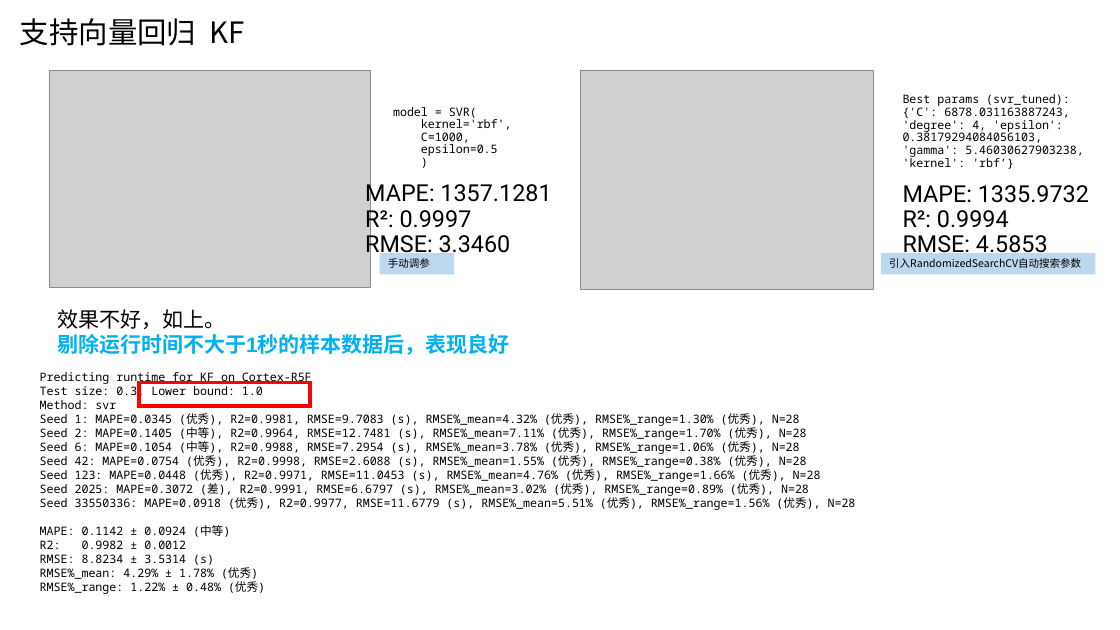
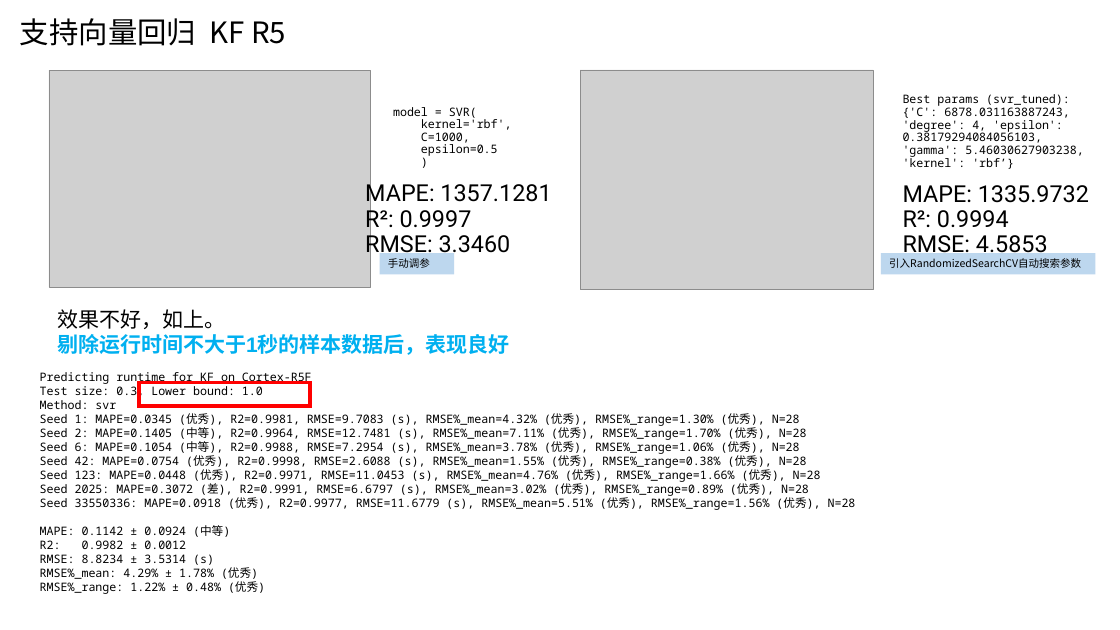
Before and after one commit to AE-26710/Time-Prediction, a slide deck: slide 10 of 20251106-同平台runtime预测-金.pptx (slide 13 before the commit). Drawn at 1120x630 pixels with LibreOffice and Linux fonts; fonts in the diff are those of the drawing; grey boxes stand for pictures. Boxes give left, top, right and bottom in pixels: in the first picture for what was removed or moved away, otherwise in the second. Text is boxed around its words. In the diff, an @@ line names an element or a change of style, - is before the commit and + after.

```diff
--- a/20251106-同平台runtime预测-金.pptx
+++ b/20251106-同平台runtime预测-金.pptx
@@ title at <box>20,18,286,46</box>: text changed @@
-支持向量回归 KF
+支持向量回归 KF R5
```
Also in this commit, not shown: 6 other slides changed, 13 slides removed, 11 other files.
